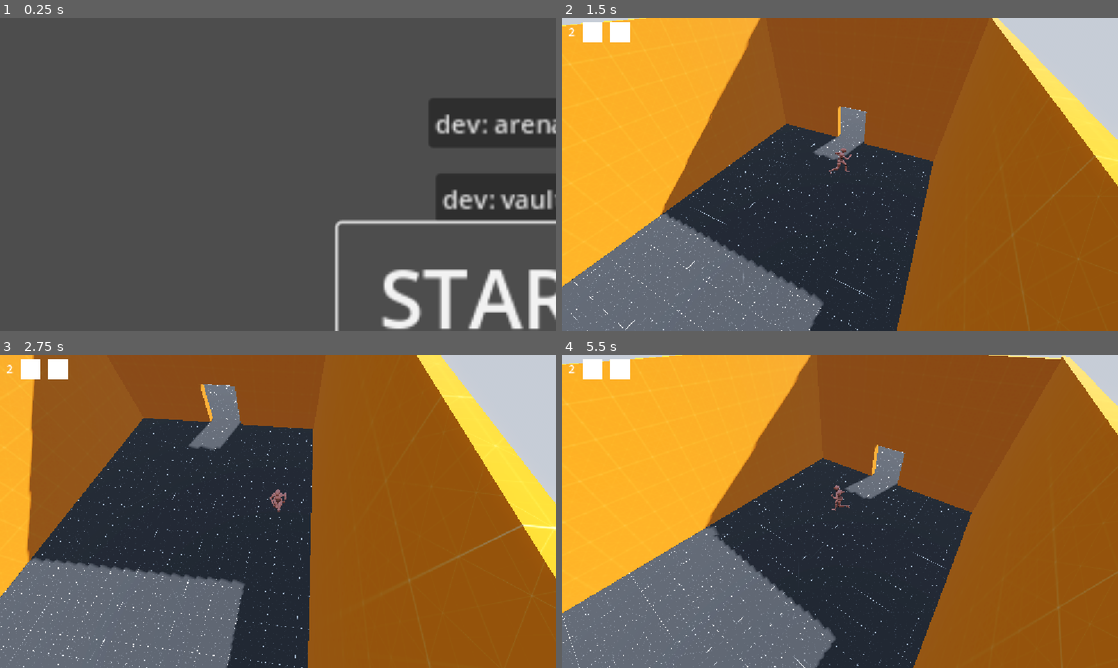
Above: before the commit, frames 1-4 (two rows, left to right).
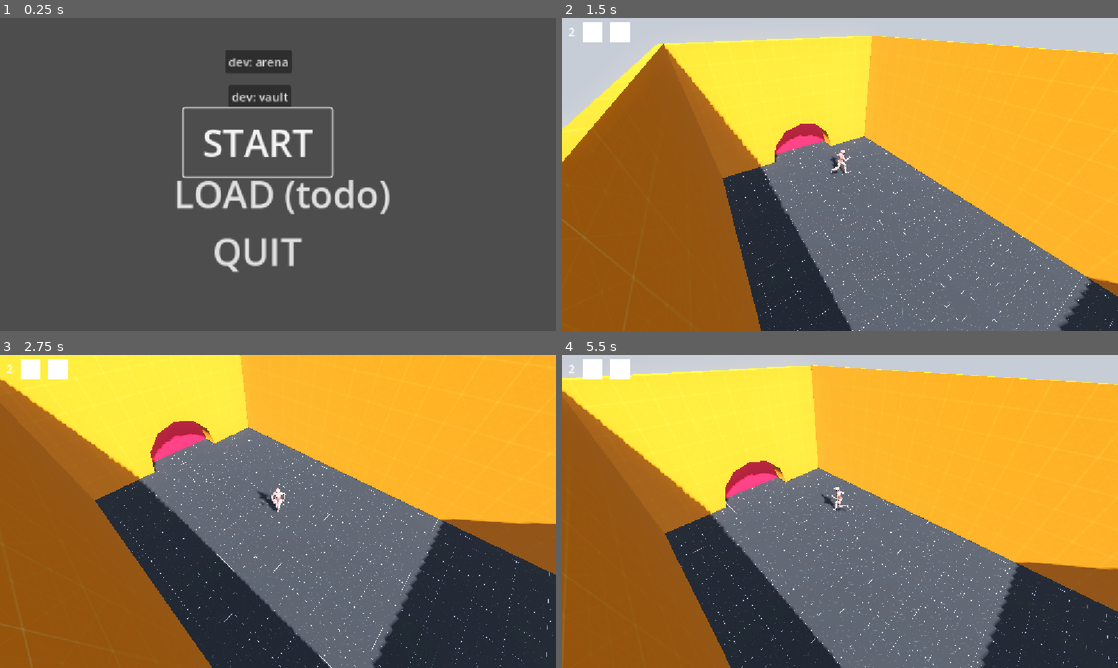
Above: after the commit, the same moments.

Repository: Bloombeard/diamond-heist
Game: Godot game, scene res://scenes/main_menu.tscn
Same seed, same stepped clock (60 frames per second), same inputs: the game is played once before the commit and once after it.
Inputs:
- Up to frame 1 (0.25 s): no input
- Up to frame 2 (1.5 s): click "dev: vault" at 0.5 s; tap Enter at 1.25 s; hold D (move_right) from 1.28 s (still down); tap Space (dialog_next_line) at 1.35 s
- Up to frame 3 (2.75 s): release D (move_right) at 2.03 s; hold S (move_backward) from 2.03 s (still down); tap Shift (dash) at 2.1 s; tap Space (dialog_next_line) at 2.3 s
- Up to frame 4 (5.5 s): release S (move_backward) at 2.78 s; hold D (move_right) 2.78-3.53 s; tap Space (dialog_next_line) at 2.85, 3.6, 4.55, 5.1 s; hold W (move_forward) 3.53-4.28 s; hold A (move_left) from 4.28 s (still down); tap Shift (dash) at 4.35 s

The runs differ from the first frame. In frame 1, 15% of the frame differs, in the area x 31-100%, y 10-100%; in frame 2, 91%; in frame 3, 89%; in frame 4, 96%, in the area x 0-100%, y 0-100%.

Commit message:
speaker text works, dialog skipping works, fixed start menu positioning

Diff:
--- a/scenes/dialogue_system.tscn
+++ b/scenes/dialogue_system.tscn
@@ -49,13 +49,6 @@
 
 [node name="CanvasLayer" type="CanvasLayer" parent="."]
 
-[node name="background" type="ColorRect" parent="CanvasLayer"]
-offset_left = -2.0
-offset_top = 441.0
-offset_right = 1153.0
-offset_bottom = 648.0
-color = Color(0, 0, 0, 0.29803923)
-
 [node name="speaker_name" type="RichTextLabel" parent="CanvasLayer"]
 offset_left = 18.0
 offset_top = 447.0
@@ -74,6 +67,13 @@
 visible_characters = 0
 visible_ratio = 0.0
 
+[node name="background" type="ColorRect" parent="CanvasLayer"]
+offset_left = -2.0
+offset_top = 441.0
+offset_right = 1153.0
+offset_bottom = 648.0
+color = Color(0, 0, 0, 0.29803923)
+
 [node name="AnimationPlayer" type="AnimationPlayer" parent="CanvasLayer"]
 root_node = NodePath("../dialogue")
 libraries = {
--- a/scenes/main_menu.tscn
+++ b/scenes/main_menu.tscn
@@ -5,6 +5,11 @@
 [node name="MainMenu" type="Control"]
 layout_mode = 3
 anchors_preset = 0
+offset_left = 262.0
+offset_top = 262.0
+offset_right = 262.0
+offset_bottom = 262.0
+scale = Vector2(0.46256462, 0.46256462)
 script = ExtResource("1_l6cm7")
 
 [node name="button_manager" type="Control" parent="."]
@@ -19,10 +24,10 @@
 
 [node name="dev_arena_start_button" type="Button" parent="button_manager"]
 layout_mode = 0
-offset_left = 888.0
-offset_top = 166.0
-offset_right = 978.0
-offset_bottom = 197.0
+offset_left = 442.99994
+offset_top = -421.99994
+offset_right = 533.0
+offset_bottom = -390.99994
 scale = Vector2(3.3190937, 3.3190937)
 focus_neighbor_top = NodePath("../quit_button")
 focus_neighbor_bottom = NodePath("../dev_vault_start_button")
@@ -30,10 +35,10 @@
 
 [node name="dev_vault_start_button" type="Button" parent="button_manager"]
 layout_mode = 0
-offset_left = 903.00006
-offset_top = 322.0
-offset_right = 987.00006
-offset_bottom = 353.0
+offset_left = 458.0
+offset_top = -265.99994
+offset_right = 542.0
+offset_bottom = -234.99994
 scale = Vector2(3.3190937, 3.3190937)
 focus_neighbor_top = NodePath("../dev_arena_start_button")
 focus_neighbor_bottom = NodePath("../start_button")
@@ -41,10 +46,10 @@
 
 [node name="start_button" type="Button" parent="button_manager"]
 layout_mode = 0
-offset_left = 701.0
-offset_top = 425.99997
-offset_right = 901.0011
-offset_bottom = 518.0
+offset_left = 255.99994
+offset_top = -161.99998
+offset_right = 456.00104
+offset_bottom = -69.99997
 scale = Vector2(3.3190937, 3.3190937)
 focus_neighbor_top = NodePath("../dev_vault_start_button")
 focus_neighbor_bottom = NodePath("../load_button")
@@ -55,10 +60,10 @@
 
 [node name="load_button" type="Button" parent="button_manager"]
 layout_mode = 0
-offset_left = 643.00006
-offset_top = 656.00006
-offset_right = 871.00006
-offset_bottom = 748.00006
+offset_left = 198.0
+offset_top = 68.00009
+offset_right = 499.0
+offset_bottom = 160.00009
 scale = Vector2(3.3190937, 3.3190937)
 focus_neighbor_top = NodePath("../start_button")
 focus_neighbor_bottom = NodePath("../quit_button")
@@ -69,10 +74,10 @@
 
 [node name="quit_button" type="Button" parent="button_manager"]
 layout_mode = 0
-offset_left = 698.0
-offset_top = 913.00006
-offset_right = 898.0
-offset_bottom = 1005.00006
+offset_left = 252.99994
+offset_top = 325.0001
+offset_right = 452.99994
+offset_bottom = 417.0001
 scale = Vector2(3.3190937, 3.3190937)
 focus_neighbor_top = NodePath("../load_button")
 focus_neighbor_bottom = NodePath("../dev_arena_start_button")
--- a/scenes/vault.tscn
+++ b/scenes/vault.tscn
@@ -149,7 +149,7 @@
 material = SubResource("StandardMaterial3D_skwyo")
 
 [node name="Player" parent="." instance=ExtResource("5_g0dvk")]
-transform = Transform3D(-4.37114e-08, 0, -1, 0, 1, 0, 1, 0, -4.37114e-08, -19.581772, 0, 7.298099e-07)
+transform = Transform3D(-4.37114e-08, 0, -1, 0, 1, 0, 1, 0, -4.37114e-08, -3.4527035, 0, 7.298099e-07)
 
 [node name="hallway_camera" type="Camera3D" parent="." node_paths=PackedStringArray("target")]
 transform = Transform3D(-0.6659867, 0.5582364, -0.4948069, 0.03967631, 0.6888816, 0.7237873, 0.74490774, 0.46240056, -0.48093477, -12.490963, 7.571836, -4.4398465)
--- a/scripts/dialog_constants.gd
+++ b/scripts/dialog_constants.gd
@@ -2,12 +2,12 @@
 
 const SWORD_INTRO := [
 	"Aww!",
-	"Look at you",
+	"Look at you.",
 	"You made it to the vault at the heart of the crypt.",
 	"You could have stolen ANYTHING in here.",
 	"Gold, jeweles, love potions (you can make bank on those).",
 	"Instead, you picked up the one thing in here tat would trigger the magical wards designed to seal you into this place.",
 	"Me.",
-	"The cursed sword",
+	"The cursed sword.",
 	"You're just a perfect lil scamp aren't ya?"
 ]
--- a/scripts/dialog_system.gd
+++ b/scripts/dialog_system.gd
@@ -8,20 +8,29 @@
 
 var is_dialog_active := false
 var dialog_text_array
+var total_lines = 0
 
 func _ready() -> void:
 	background.visible = false
 	speaker_name.visible = false
+	dialog_text.visible = false
+	print(speaker_name.visible)
 
 func _input(_event: InputEvent) -> void:
 	if Input.is_action_just_pressed("dialog_next_line") and is_dialog_active:
-		active_line_index += 1
-		play_line_of_dialog()
+		if animation_player.is_playing():
+			animation_player.stop()
+			dialog_text.visible_ratio = 1.0
+		elif active_line_index <= total_lines:
+			active_line_index += 1
+			play_line_of_dialog()
+		else:
+			toggle_dialog()
 
 func _on_item_pickup_play_dialog(dialog_to_play: Variant) -> void:
 	toggle_dialog()
 	dialog_text_array = DialogConstants[dialog_to_play]
-	#var total_lines = DialogConstants.dialog_to_play.length - 1
+	total_lines = DialogConstants[dialog_to_play].size() - 1
 	play_line_of_dialog()
 
 func play_line_of_dialog() -> void:
@@ -29,6 +38,7 @@
 	animation_player.play("scroll")
 
 func toggle_dialog() -> void:
+	dialog_text.visible = !dialog_text.visible
 	background.visible = !background.visible
-	speaker_name.visible = !background.visible
+	speaker_name.visible = !speaker_name.visible
 	is_dialog_active = !is_dialog_active
